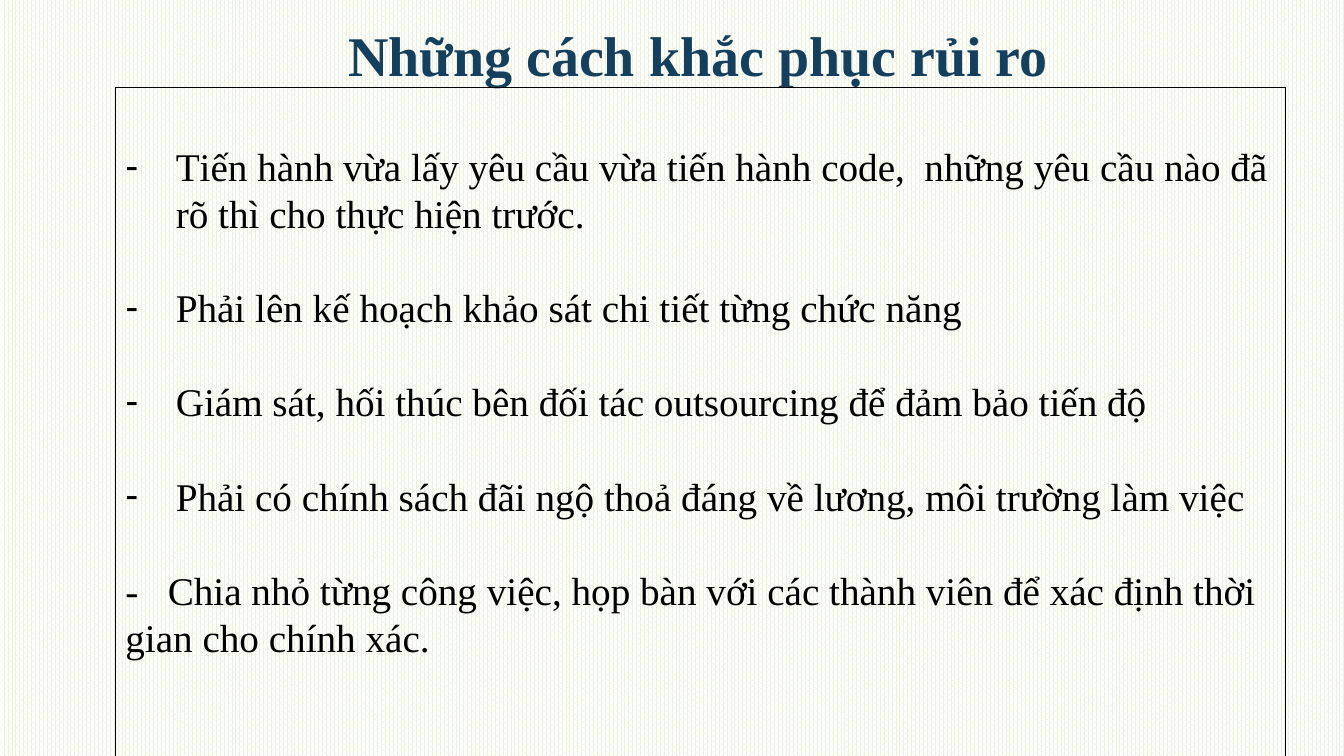
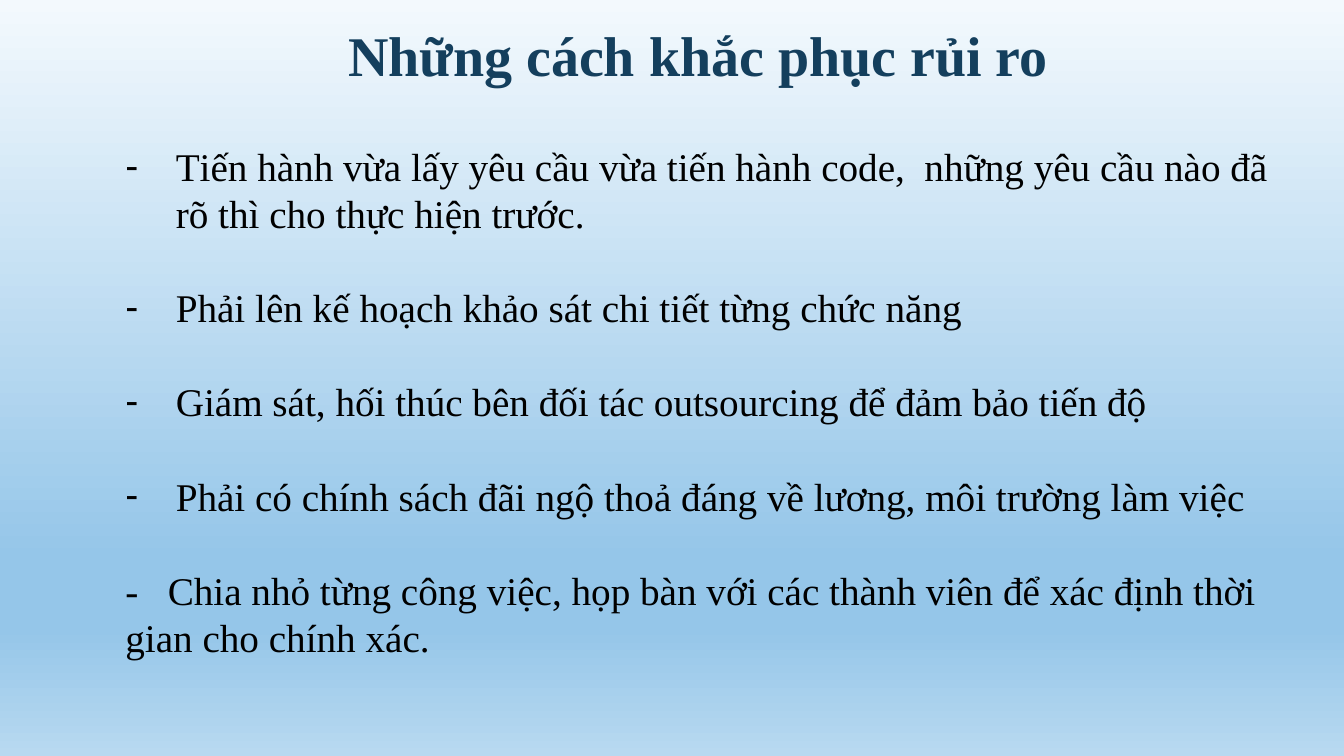
Before and after one commit to vubao98/Nhom-1, a slide deck: slide 20 of DELIVERABLES/Nghiệm thu đợt 1/NHOM1_QTDA.pptx (slide 25 before the commit). Drawn at 1344x756 pixels with LibreOffice and Linux fonts; fonts in the diff are those of the drawing. Boxes give left, top, right and bottom in pixels: in the first picture for what was removed or moved away, otherwise in the second. Text is boxed around its words. In the diff, an @@ line names an element or a change of style, - is before the commit and + after.

```diff
--- a/DELIVERABLES/Nghiệm thu đợt 1/NHOM1_QTDA.pptx
+++ b/DELIVERABLES/Nghiệm thu đợt 1/NHOM1_QTDA.pptx
@@ background pattern #EBF1DD on #FFFFFF to gradient #F3F9FD to #95C6E9 to #B8D9F0 @@
@@ text "Tiến hành vừa lấy yêu ...": place and size @@
-text "Tiến hành vừa lấy yêu ..." at (116, 87, 1287, 756)
+text "Tiến hành vừa lấy yêu ..." at (125, 152, 1267, 659)
@@ text "Tiến hành vừa lấy yêu ..." at (125, 152, 1267, 659): outline #000000 0.75 pt to none @@
```
Also in this commit, not shown: 21 other slides changed, 2 slides added, 8 slides removed.
